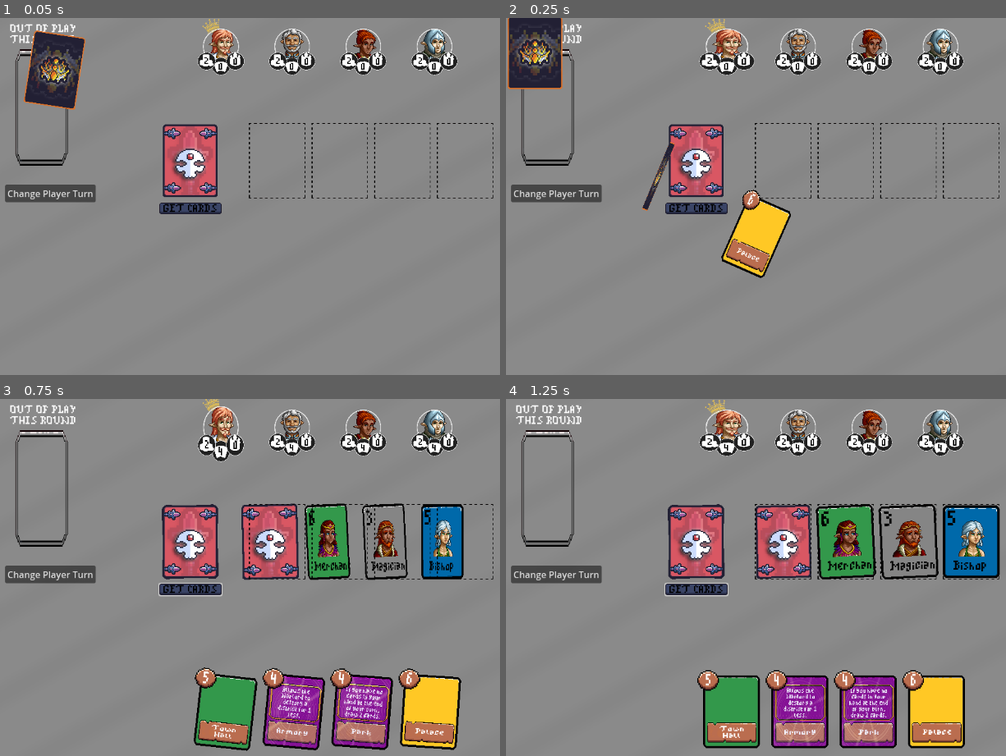
Above: before the commit, frames 1-4 (two rows, left to right).
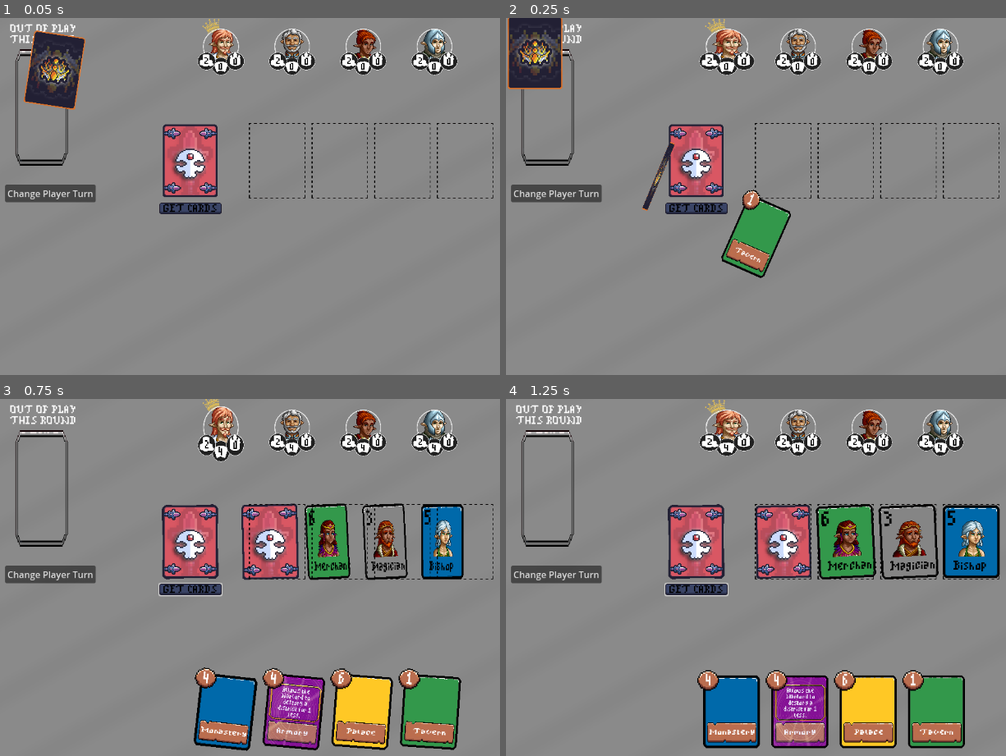
Above: after the commit, the same moments.

Repository: conor-sullivan/HWHD
Game: Godot game, scene res://scenes/game_manager/game_manager.tscn
Two runs of this game, one before a commit and one after it. Both use one fixed random seed, a clock stepped at 60 frames per second and the inputs below.
Inputs:
- Up to frame 1 (0.05 s): no input
- Up to frame 2 (0.25 s): no input
- Up to frame 3 (0.75 s): click "GET CARDS" at 0.5 s
- Up to frame 4 (1.25 s): no input

Frame 1 is identical in both runs. In frame 2, 1.2% of the frame differs, in the area x 43-57%, y 49-73%; in frame 3, 4.9%; in frame 4, 5.0%, in the area x 39-92%, y 76-98%.

Commit message:
player hand card positions persistant between turns

Diff:
--- a/scenes/card_manager/card_manager.gd
+++ b/scenes/card_manager/card_manager.gd
@@ -13,9 +13,9 @@
 func _ready() -> void:
 	window_size = get_viewport().size
 	player_hand = get_tree().get_first_node_in_group("player_hand")
-	var input_manager = get_tree().get_first_node_in_group("input_manager")
-	input_manager.connect("left_mouse_button_pressed", _on_left_mouse_button_pressed)
-	input_manager.connect("left_mouse_button_released", _on_left_mouse_button_released)
+
+	GameEvents.connect("left_mouse_button_pressed", _on_left_mouse_button_pressed)
+	GameEvents.connect("left_mouse_button_released", _on_left_mouse_button_released)
 
 
 func _process(_delta: float) -> void:
@@ -81,7 +81,8 @@
 
 
 func card_stop_drag(_delta = null) -> void:
-	#card_being_dragged.scale = Vector2(1.0, 1.0)
+	player_hand = get_tree().get_first_node_in_group("player_hand")
+
 	var card_slot_found = raycast_check_for_card_slot() as CardSlot
 
 	if card_slot_found and not card_slot_found.card_in_slot:
--- a/scenes/district_deck/district_deck.gd
+++ b/scenes/district_deck/district_deck.gd
@@ -34,7 +34,7 @@
 
 
 func draw_card() -> DistrictCard:
-	var card = cards_in_deck[-1]
+	var card = cards_in_deck[0]
 	print("drawing " , card.district_resource.district_name)
 	#card_in_hand_test = card.duplicate()
 	cards_in_deck.erase(card)
--- a/scenes/game_manager/game_manager.gd
+++ b/scenes/game_manager/game_manager.gd
@@ -59,6 +59,7 @@
 
 	players.append(computer3)
 
+	current_player = real_player
 	GameEvents.player_data_changed.emit()
 
 
@@ -66,6 +67,14 @@
 	var player_to_return = null
 	for player in players:
 		if player.player_id == player_id:
+			player_to_return = player
+	return player_to_return
+
+
+func get_solo_real_player() -> Player:
+	var player_to_return = null
+	for player in players:
+		if not player.is_computer:
 			player_to_return = player
 	return player_to_return
 
@@ -101,16 +110,22 @@
 	real_player.district_deck_cards.shuffle()
 	district_deck_instance.set_district_deck(real_player.district_deck_cards)
 
+
+	real_player.district_deck_cards.shuffle()
+	var starting_index = real_player.district_deck_cards.find(real_player.district_deck_cards[0])
+	var ending_index = real_player.district_deck_cards.find(real_player.district_deck_cards[4])
+	real_player.district_cards_in_hand = real_player.district_deck_cards.slice(starting_index, ending_index)
+
 	var cards_in_hand = await district_deck_instance.draw_four_cards()
-	real_player.district_cards_in_hand = cards_in_hand
+	real_player.district_deck_cards = real_player.district_deck_cards.slice(starting_index, ending_index)
 	real_player.district_cards_in_hand_count = real_player.district_cards_in_hand.size()
-	real_player.district_deck_cards = district_deck_instance.cards_in_deck
+
 
 	# computers
 	for computer in computers:
 		computer.district_deck_cards.shuffle()
 		computer.district_cards_in_hand = computer.district_deck_cards.slice(0, 4)
-		computer.district_deck_cards = computer.district_deck_cards.slice(0, 4)
+		computer.district_deck_cards = computer.district_deck_cards.slice(4, computer.district_deck_cards.size())
 		computer.district_cards_in_hand_count = computer.district_cards_in_hand.size()
 
 	GameEvents.player_data_changed.emit()
@@ -155,15 +170,13 @@
 func place_cards_back_in_hand() -> void:
 	var player_hand = get_tree().get_first_node_in_group("player_hand") as PlayerHand
 	for card in current_player.district_cards_in_hand:
-		if card is DistrictCard:
-			player_hand.add_child(card)
-			player_hand.add_card_to_hand(card)
-			(card as DistrictCard).is_face_down = false
-		else:
-			var card_scene = DISTRICT_CARD_SCENE.instantiate()
-			card_scene.district_resource = card
-			player_hand.add_child(card_scene)
-			player_hand.add_card_to_hand(card_scene)
+		var card_scene = DISTRICT_CARD_SCENE.instantiate() as DistrictCard
+		card_scene.district_resource = card
+		player_hand.add_child(card_scene)
+		player_hand.add_card_to_hand(card_scene)
+
+		if current_player.is_computer == false:
+			card_scene.is_face_down = false
 
 
 func set_current_player() -> void:
--- a/scenes/input_manager/input_manager.gd
+++ b/scenes/input_manager/input_manager.gd
@@ -1,8 +1,5 @@
 extends Node2D
 class_name InputManager
-
-signal left_mouse_button_pressed
-signal left_mouse_button_released
 
 const CARD_COLLISION_MASK : int = 1
 const DECK_COLLISION_MASK : int = 4
@@ -19,13 +16,16 @@
 func _input(event: InputEvent) -> void:
 	if event is InputEventMouseButton and event.button_index == MOUSE_BUTTON_LEFT:
 		if event.is_pressed():
-			left_mouse_button_pressed.emit()
+			GameEvents.left_mouse_button_pressed.emit()
 			raycast_at_cursor()
 		else:
-			left_mouse_button_released.emit()
+			print("released")
+			GameEvents.left_mouse_button_released.emit()
 
 
 func raycast_at_cursor() -> void:
+	card_manager = get_tree().get_first_node_in_group("card_manager")
+	deck = get_tree().get_first_node_in_group("district_deck")
 	var space_state = get_world_2d().direct_space_state
 	var paramters = PhysicsPointQueryParameters2D.new()
 	paramters.position = get_global_mouse_position()
--- a/scenes/player_hand/player_hand.gd
+++ b/scenes/player_hand/player_hand.gd
@@ -17,17 +17,12 @@
 	GameEvents.card_hovered_off.connect(_on_card_hovered_off)
 
 
-func _physics_process(delta: float) -> void:
-	pass#make_room_for_card_swap()
-
-
 func _on_card_hovered(hovered_over_card : DistrictCard, card_doing_the_hovering : DistrictCard) -> void:
 	make_room_for_card_swap(hovered_over_card, card_doing_the_hovering)
 
 
 func _on_card_hovered_off(hovered_over_card : DistrictCard, card_doing_the_hovering : DistrictCard) -> void:
 	make_room_for_card_swap(hovered_over_card, card_doing_the_hovering)
-
 
 
 func add_card_to_hand(card : DistrictCard, speed : float = DEFAULT_CARD_MOVE_SPEED) -> void:
@@ -38,12 +33,22 @@
 
 
 func update_hand_positions(speed : float = DEFAULT_CARD_MOVE_SPEED) -> void:
+	var player = (get_tree().get_first_node_in_group("game_manager") as GameManager).current_player
 	for i in range(player_hand.size()):
 		move_child(player_hand[i -1], i - 1)
 		var new_position = Vector2(calculate_card_position(i), HAND_Y_POSITION)
 		var card = player_hand[i] as DistrictCard
 		card.position_in_hand = new_position
 		animate_card_to_position(card, new_position, speed)
+
+
+	var new_hand_resources : Array[DistrictData]
+	var reverse_order_cards = player_hand.duplicate()
+	reverse_order_cards.reverse()
+	for card in reverse_order_cards:
+		new_hand_resources.append(card.district_resource)
+
+	player.district_cards_in_hand = new_hand_resources
 
 
 func calculate_card_position(index : int) -> float:
--- a/scenes/player_tracker/player_tracker.tscn
+++ b/scenes/player_tracker/player_tracker.tscn
@@ -15,6 +15,21 @@
 shader_parameter/radius = 0.466
 shader_parameter/center = Vector2(0.5, 0.5)
 
+[sub_resource type="Animation" id="Animation_h8edu"]
+length = 0.001
+tracks/0/type = "value"
+tracks/0/imported = false
+tracks/0/enabled = true
+tracks/0/path = NodePath(".:scale")
+tracks/0/interp = 1
+tracks/0/loop_wrap = true
+tracks/0/keys = {
+"times": PackedFloat32Array(0),
+"transitions": PackedFloat32Array(1),
+"update": 0,
+"values": [Vector2(1, 1)]
+}
+
 [sub_resource type="Animation" id="Animation_mmfj0"]
 resource_name = "scale_up"
 length = 0.1
@@ -29,21 +44,6 @@
 "transitions": PackedFloat32Array(1, 1),
 "update": 0,
 "values": [Vector2(1, 1), Vector2(1.1, 1.1)]
-}
-
-[sub_resource type="Animation" id="Animation_h8edu"]
-length = 0.001
-tracks/0/type = "value"
-tracks/0/imported = false
-tracks/0/enabled = true
-tracks/0/path = NodePath(".:scale")
-tracks/0/interp = 1
-tracks/0/loop_wrap = true
-tracks/0/keys = {
-"times": PackedFloat32Array(0),
-"transitions": PackedFloat32Array(1),
-"update": 0,
-"values": [Vector2(1, 1)]
 }
 
 [sub_resource type="Animation" id="Animation_luya0"]
--- a/singletons/game_events.gd
+++ b/singletons/game_events.gd
@@ -21,3 +21,6 @@
 
 signal card_hovered(hovered_over_card : DistrictCard, card_doing_the_hovering : DistrictCard)
 signal card_hovered_off(hovered_over_card : DistrictCard, card_doing_the_hovering : DistrictCard)
+
+signal left_mouse_button_pressed
+signal left_mouse_button_released
